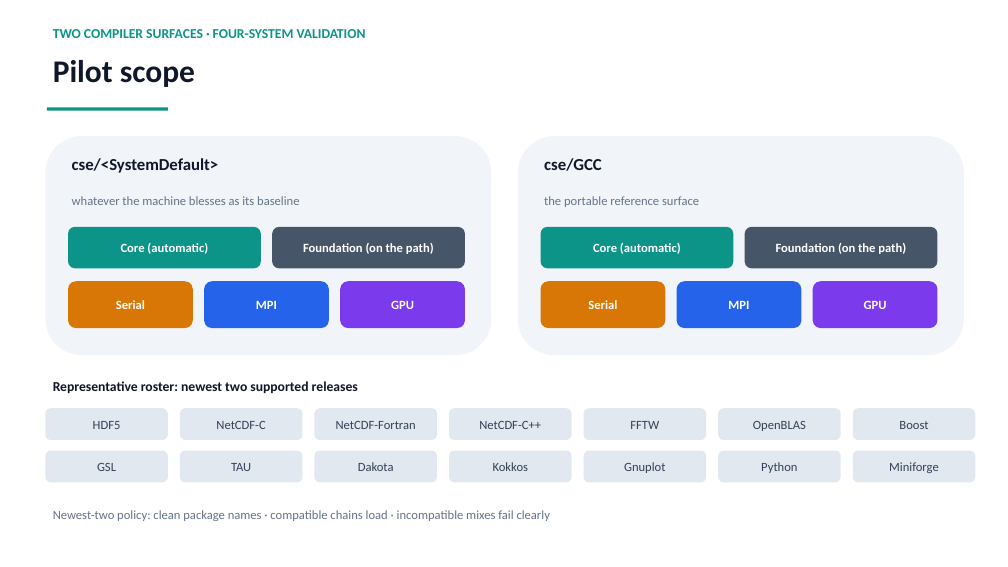
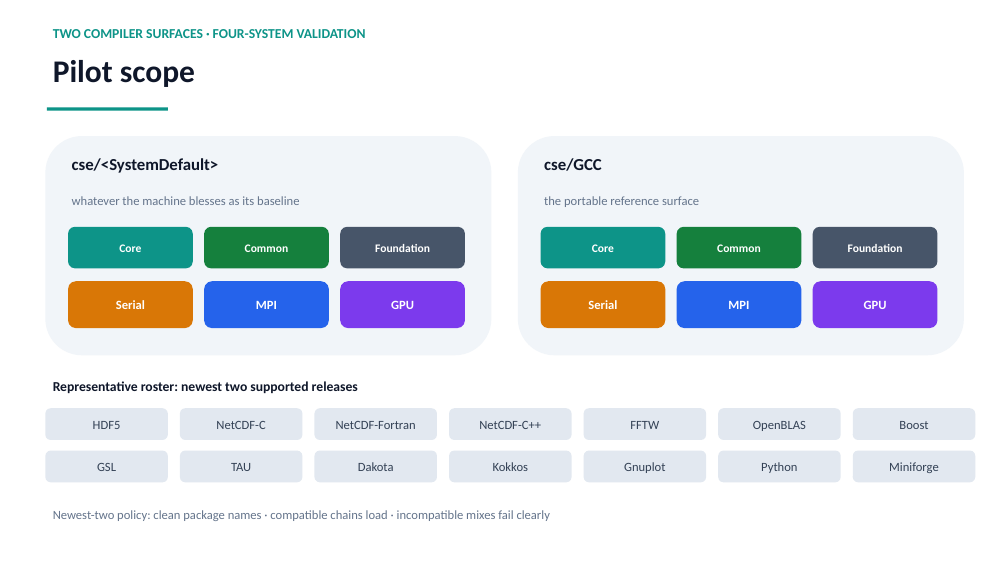
Before and after one commit to ray12514/stack-planning, a slide deck: slide 7 of presentations/cse_lanes_model.pptx. Drawn at 1008x567 pixels with LibreOffice and Linux fonts; fonts in the diff are those of the drawing. Boxes give left, top, right and bottom in pixels: in the first picture for what was removed or moved away, otherwise in the second. Text is boxed around its words. In the diff, an @@ line names an element or a change of style, - is before the commit and + after.

```diff
--- a/presentations/cse_lanes_model.pptx
+++ b/presentations/cse_lanes_model.pptx
@@ rounded rectangle "Core": place and size @@
-rounded rectangle "Core" at (68, 227, 261, 268)
+rounded rectangle "Core" at (68, 227, 193, 268)
@@ rounded rectangle added at (204, 227, 329, 268), fill #15803D, 11 pt, text #FFFFFF, bold @@
+Common
@@ rounded rectangle "Foundation": place and size @@
-rounded rectangle "Foundation" at (272, 227, 465, 268)
+rounded rectangle "Foundation" at (340, 227, 465, 268)
@@ rounded rectangle "Core": place and size @@
-rounded rectangle "Core" at (541, 227, 734, 268)
+rounded rectangle "Core" at (541, 227, 665, 268)
@@ rounded rectangle added at (677, 227, 802, 268), fill #15803D, 11 pt, text #FFFFFF, bold @@
+Common
@@ rounded rectangle "Foundation": place and size @@
-rounded rectangle "Foundation" at (745, 227, 938, 268)
+rounded rectangle "Foundation" at (813, 227, 938, 268)
@@ text in rounded rectangle at (119, 244, 141, 252): text changed; size 12 to 11 pt @@
-Core (automatic)
+Core
@@ text in rounded rectangle at (375, 244, 430, 252): text changed; size 12 to 11 pt @@
-Foundation (on the path)
+Foundation
@@ text in rounded rectangle at (592, 244, 614, 252): text changed; size 12 to 11 pt @@
-Core (automatic)
+Core
@@ text in rounded rectangle at (848, 244, 903, 252): text changed; size 12 to 11 pt @@
-Foundation (on the path)
+Foundation
```
Also in this commit, not shown: 3 other slides changed, 1 other file.
